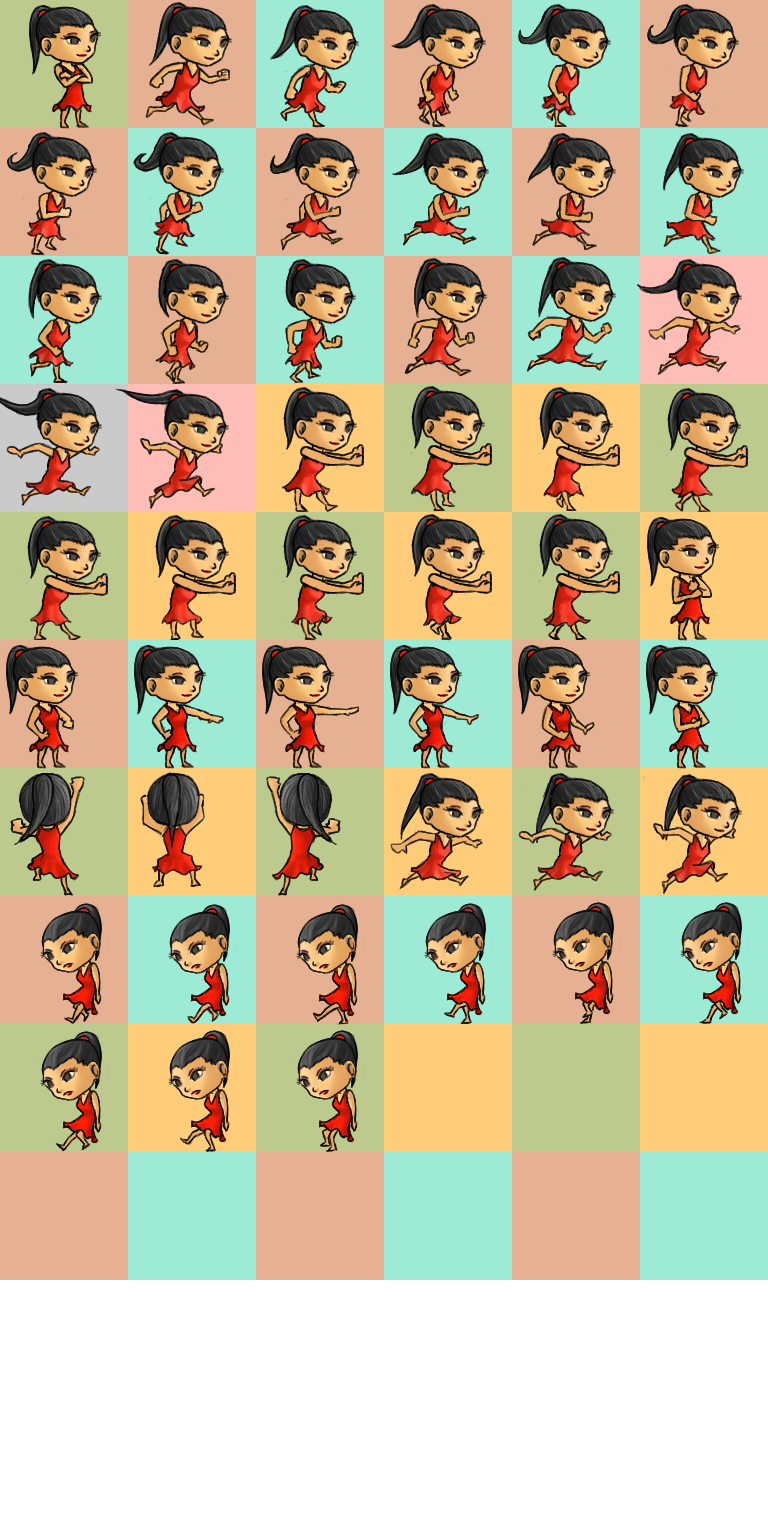
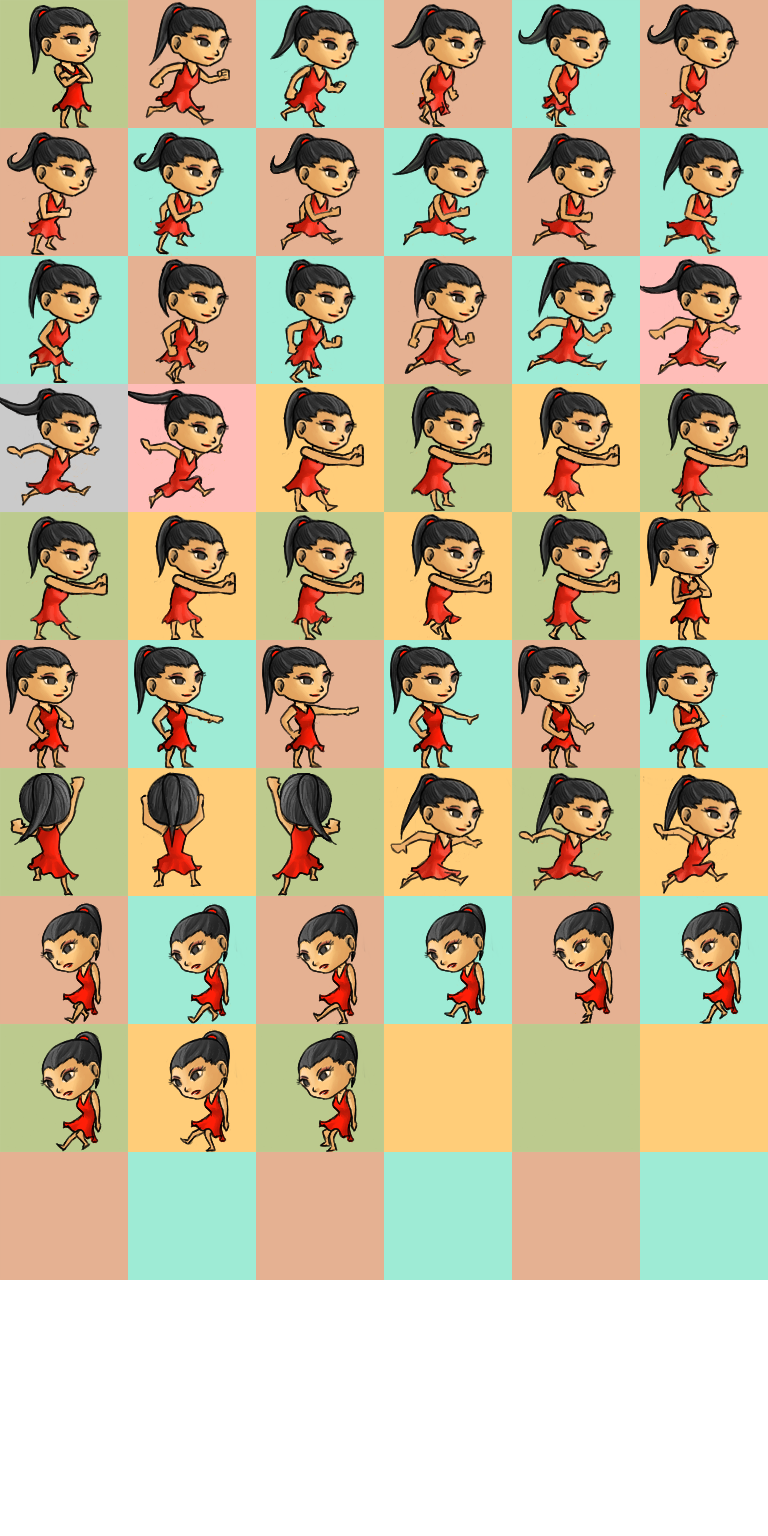
Layers edited between the first and the second 768px x 1536px image:
painted on "jumpdown3" over <box>115,388,128,396</box>
